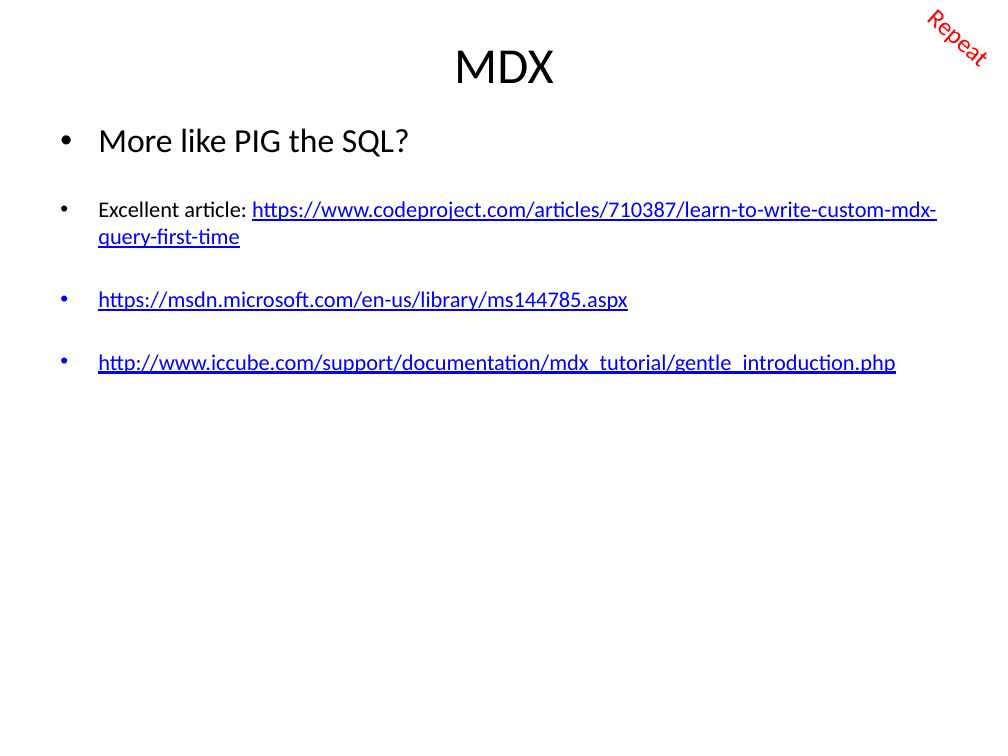
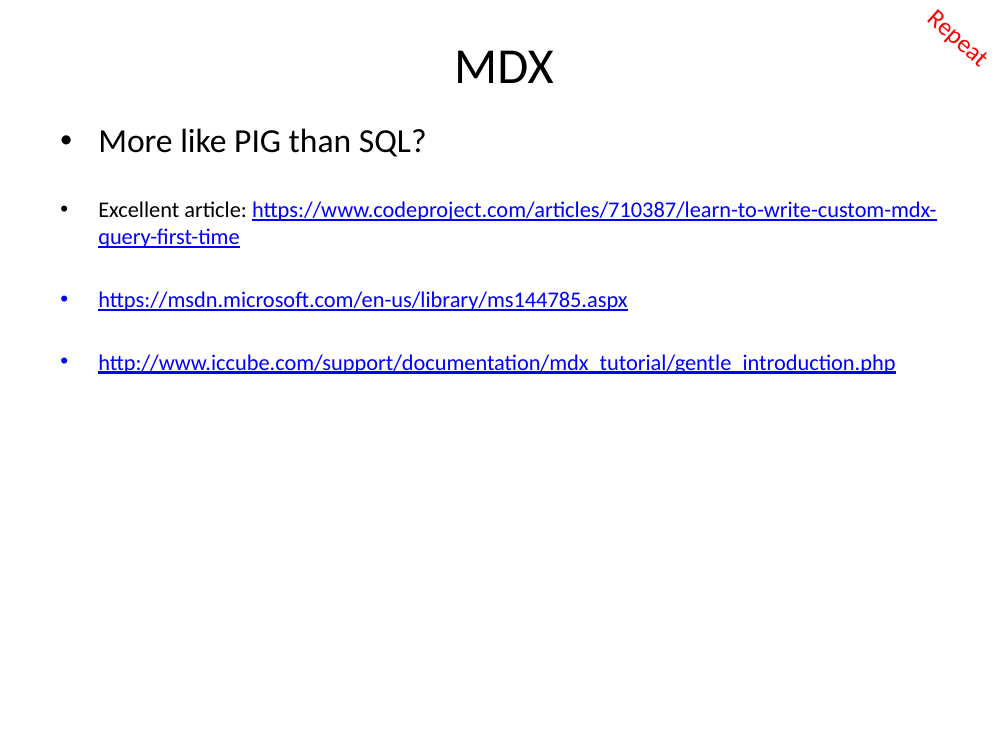
Before and after one commit to seanbr01/420-Advanced-Data-Access-Techniques, a slide deck: slide 2 of 006- BI/2- MDX/MDX.pptx. Drawn at 1008x756 pixels with LibreOffice and Linux fonts; fonts in the diff are those of the drawing. Boxes give left, top, right and bottom in pixels: in the first picture for what was removed or moved away, otherwise in the second. Text is boxed around its words. In the diff, an @@ line names an element or a change of style, - is before the commit and + after.

```diff
--- a/006- BI/2- MDX/MDX.pptx
+++ b/006- BI/2- MDX/MDX.pptx
@@ text at (98, 128, 427, 157): text changed @@
-• More like PIG the SQL?
+• More like PIG than SQL?
```
Also in this commit, not shown: 3 other files.
